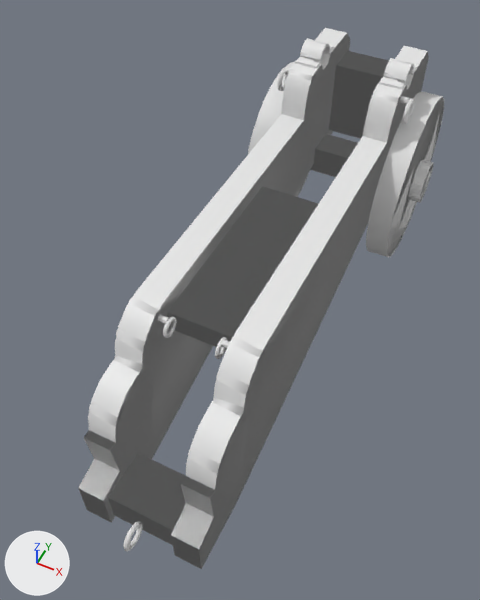
Before and after pictures for a commit that changed the FBX model AssetSources/export/galleass_falcon.fbx.
Before and after are seen from a 50 mm lens placed at (0.69, -2.41, 2.2), pointed at (-0.05, -0.92, 0.34). The axes (+X, +Y, +Z) are drawn at lower left. The lights are the same throughout. The older version comes first. Objects named as collision shapes, trigger or cutter boxes, shadow casters or lower levels of detail are left out.

The first picture shows 'galleass_falcon', 'galleass_falcon_lod1'.
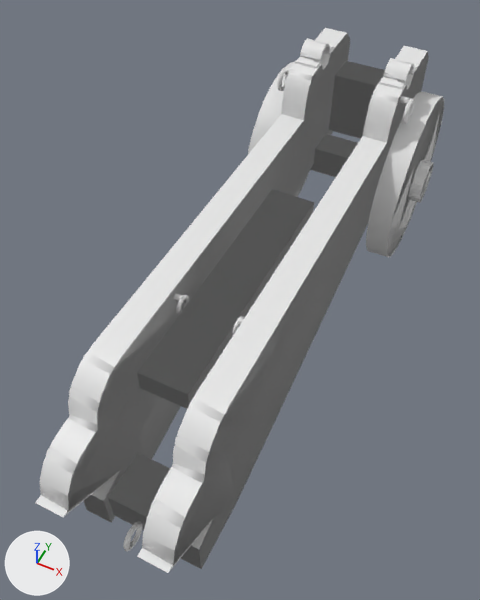
Diff of the bpy script that builds the scene:
```diff
--- a/AssetSources/export/galleass_falcon.fbx.py
+++ b/AssetSources/export/galleass_falcon.fbx.py
@@ me_galleass_falcon_lod1_001 @@
 # used by ob_galleass_falcon_lod1; location = (0.0, 0.0, 0.0)
-me_galleass_falcon_lod1_001.from_pydata(...)  # 629 vertices, 1070 faces; spans x -0.38..0.38, y -1.84..0.4, z 0.0..0.9
+me_galleass_falcon_lod1_001.from_pydata(...)  # 629 vertices, 1070 faces; spans x -0.38..0.38, y -1.89..0.4, z 0.0..0.9
+# me_galleass_falcon_lod1_001 part 1: the loose piece of 24 vertices spanning x 0.08..0.1, y -1.37..-1.3, z 0.57..0.64 is deleted
+# me_galleass_falcon_lod1_001 part 2: the loose piece of 22 vertices spanning x -0.1..-0.08, y -1.37..-1.3, z 0.57..0.64 is deleted
+# me_galleass_falcon_lod1_001 part 3
+# 41 vertices are removed from x -0.35..0.22, y -1.83..0.13, z 0.13..0.77
+# 117 faces are deleted
+# 4 vertices in x -0.12..0.12, y 0.14..0.28, z 0.74 move by (0.0, 0.0, -0.05)
+# 3 vertices move from x -0.35..0.12, y -1.64..0.06, z 0.36..0.39 to x -0.35..0.12, y -1.89..0.06, z 0.35..0.39
+# 39 vertices are added at x -0.35..0.22, y -1.89..0.13, z 0.12..0.78
+# 6 new vertices lie (0.1, -0.01, -0.01) away from vertices in x -0.22..0.12, y -1.81..-1.58, z 0.49..0.67
+# 75 new faces join them, mat_galleass_trim (white #e7e7e7)
+# 46 new faces join them, mat_galleass_iron (white #e7e7e7)
+# other edits to the shape of me_galleass_falcon_lod1_001 do not show in these pictures
 me_galleass_falcon_lod1_001.materials.append(mat_galleass_trim)
@@ me_galleass_falcon @@
 # used by ob_galleass_falcon; location = (0.0, 0.0, 0.0)
 # before: 993 (-0.12, 0.14, 0.74) at pixel (336, 65), 995 (-0.12, 0.28, 0.74) at pixel (347, 50), 997 (0.12, 0.14, 0.74), 999 (0.12, 0.28, 0.74)
-me_galleass_falcon.from_pydata(...)  # 1432 vertices, 1174 faces; spans x -0.38..0.38, y -1.84..0.4, z 0.0..0.9
+me_galleass_falcon.from_pydata(...)  # 1432 vertices, 1174 faces; spans x -0.38..0.38, y -1.91..0.4, z 0.0..0.9
+# me_galleass_falcon part 4: the loose piece of 8 vertices spanning x -0.12..0.12, y -1.29..-0.59, z 0.53..0.61 is scaled about its middle by (0.68, 1.34, 1), then moved by (0.0, -0.12, 0.0)
+# me_galleass_falcon part 5: the loose piece of 16 vertices spanning x -0.12..-0.09, y -1.35..-1.32, z 0.62..0.64 is moved by (0.0, 0.1, 0.0)
+# me_galleass_falcon part 6: the loose piece of 128 vertices spanning x -0.1..-0.08, y -1.37..-1.3, z 0.57..0.64 is moved by (-0.01, 0.1, 0.0)
+# me_galleass_falcon part 7: the loose piece of 16 vertices spanning x 0.09..0.12, y -1.35..-1.32, z 0.62..0.64 is moved by (0.0, 0.1, 0.0)
+# me_galleass_falcon part 8: the loose piece of 128 vertices spanning x 0.08..0.1, y -1.37..-1.3, z 0.57..0.64 is moved by (0.01, 0.1, 0.0)
+# me_galleass_falcon part 9: 44 of the vertices in x -0.22..0.22, y -1.67..-1.3, z 0.36..0.67 are moved by (0.0, -0.24, 0.0)
+# me_galleass_falcon part 10
+for i in [993, 995, 997, 999]: me_galleass_falcon.vertices[i].co += Vector((0.0, 0.0, -0.05))
 me_galleass_falcon.materials.append(mat_galleass_trim)
```

Pixel boxes (x1, y1, x2, y2) of what changed, in the pictures (480 x 600 px; the box of a moved part takes in the faces that stretch with it):
'galleass_falcon', reshaped (12% wider): before (78, 28, 444, 569); after (35, 28, 444, 573)
'galleass_falcon_lod1', reshaped (11% wider): before (79, 33, 444, 566); after (40, 33, 444, 566)
part 1 of me_galleass_falcon_lod1_001, deleted: before (215, 337, 228, 357)
part 2 of me_galleass_falcon_lod1_001, deleted: before (162, 318, 177, 338)
part 3 of me_galleass_falcon_lod1_001, moved or reshaped: before (84, 86, 283, 550); after (40, 85, 283, 566)
part 4 of me_galleass_falcon, moved or reshaped: before (167, 186, 318, 349); after (137, 189, 314, 409)
part 5 of me_galleass_falcon, moved or reshaped: before (158, 314, 169, 324); after (174, 293, 183, 301)
part 6 of me_galleass_falcon, moved or reshaped: before (163, 317, 177, 338); after (176, 295, 189, 315)
part 7 of me_galleass_falcon, moved or reshaped: before (221, 340, 230, 348); after (238, 318, 244, 325)
part 8 of me_galleass_falcon, moved or reshaped: before (215, 337, 228, 359); after (233, 316, 244, 335)
part 9 of me_galleass_falcon, moved or reshaped: before (84, 49, 349, 552); after (35, 49, 349, 573)
part 10 of me_galleass_falcon, moved or reshaped: before (329, 51, 389, 139); after (329, 61, 385, 139)
